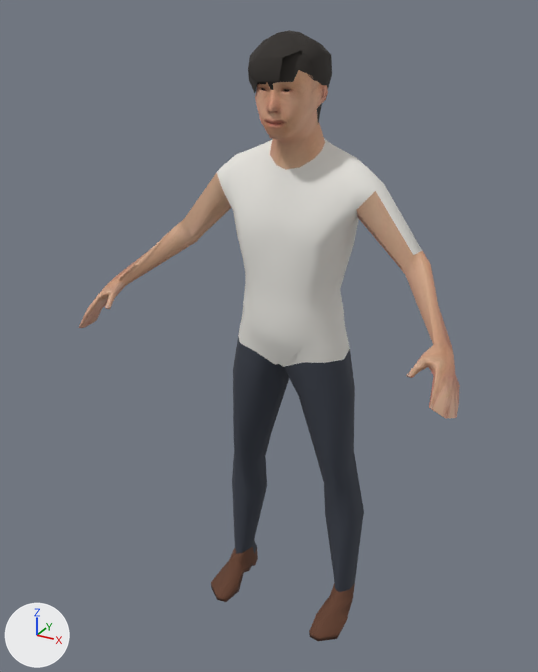
What one commit did to the glTF model assets/world/aerobics_3.far.glb.
One viewpoint serves both versions: a 50 mm lens placed at (0.809, -1.621, 1.631), pointed at (-0.034, -0.089, 0.865). Lighting does not change. The marker at lower left points along +X, +Y and +Z. The older version comes first. Vertices at exactly the same position are counted once.

Names of what the first picture shows: 'person_mesh'.
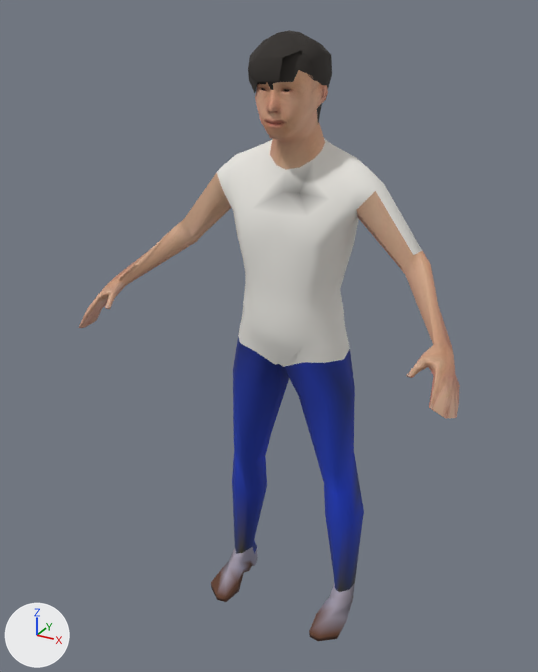
Where the change shows, as pixel boxes (x1, y1, x2, y2) in the pictures (538 x 672 px):
'person_mesh', recoloured
    both: (215, 166, 364, 637)

What changed in the scene script:
```text
Change mat_color_mindfront_male_trousers_1:
    where n0 = _N.new('ShaderNodeBsdfPrincipled'); n0.name = 'Principled BSDF'
    remove n0.inputs[0].default_value = (0.0423, 0.0497, 0.0685, 1.0)  # 'Base Color', greyish blue #3a3f4a
    add n2 = _N.new('ShaderNodeVertexColor'); n2.name = 'Color Attribute'
    add _L.new(n2.outputs[0], n0.inputs[0])  # 'Color' to 'Base Color'
Change mat_color_namuhekam_male_polo_shirt:
    where n0 = _N.new('ShaderNodeBsdfPrincipled'); n0.name = 'Principled BSDF'
    remove n0.inputs[0].default_value = (0.807, 0.791, 0.745, 1.0)  # 'Base Color', white #e8e6e0
    add n2 = _N.new('ShaderNodeVertexColor'); n2.name = 'Color Attribute'
    add _L.new(n2.outputs[0], n0.inputs[0])  # 'Color' to 'Base Color'
Change mat_color_shoes01:
    where n0 = _N.new('ShaderNodeBsdfPrincipled'); n0.name = 'Principled BSDF'
    remove n0.inputs[0].default_value = (0.122, 0.0482, 0.0252, 1.0)  # 'Base Color', brown #623e2c
    add n2 = _N.new('ShaderNodeVertexColor'); n2.name = 'Color Attribute'
    add _L.new(n2.outputs[0], n0.inputs[0])  # 'Color' to 'Base Color'
Change me_person_mesh:
    where me_person_mesh.from_pydata(...)  # 803 vertices, 1564 faces; spans x -0.5..0.5, y -0.31..0.1, z 0.0..1.59
    used by ob_person_mesh; location = (0.0, 0.0, 0.0)
    me_person_mesh part 1: vertex colours changed
```
